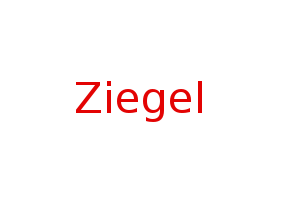
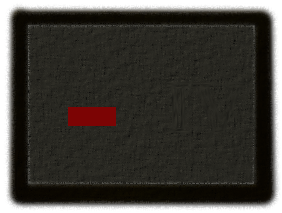
Before/after of a 282 x 213 layered artwork. What changed in the layer stack:
added layer "Ebene #4" above "Eingefügte Ebene #20" over [68, 107, 116, 126]
hid "Eingefügte Ebene #20" over [76, 81, 202, 122]
showed "Ebene #1" over [19, 16, 263, 193]
showed "Eingefügte Ebene #2" over [4, 2, 281, 211]
